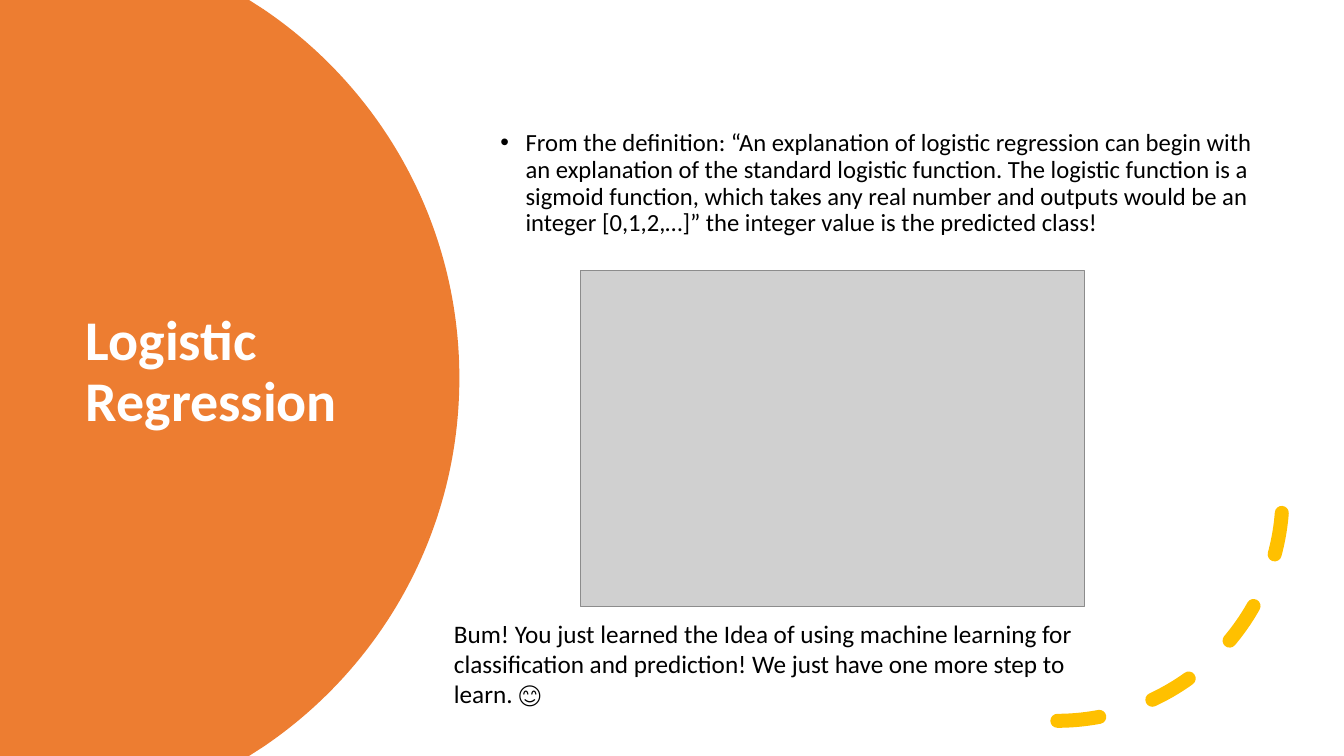
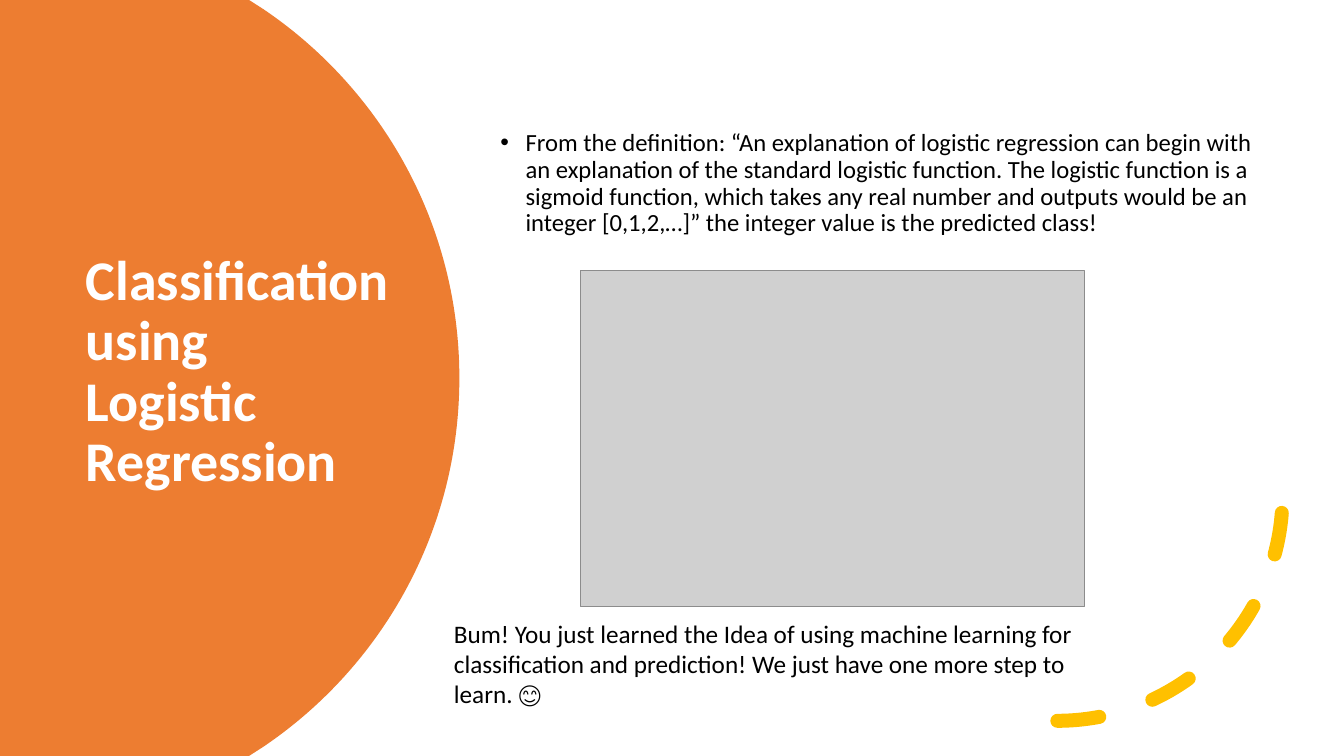
Before and after one commit to BabakEA/Introduction-to-Machine-Learning, a slide deck: slide 10 of Supervised_Learning/Read_Me.pptx. Drawn at 1344x756 pixels with LibreOffice and Linux fonts; fonts in the diff are those of the drawing; grey boxes stand for pictures. Boxes give left, top, right and bottom in pixels: in the first picture for what was removed or moved away, otherwise in the second. Text is boxed around its words. In the diff, an @@ line names an element or a change of style, - is before the commit and + after.

```diff
--- a/Supervised_Learning/Read_Me.pptx
+++ b/Supervised_Learning/Read_Me.pptx
@@ title at box(86, 260, 389, 491): text changed @@
-Logistic Regression
+Classification using
+Logistic Regression
```
Also in this commit, not shown: 8 other slides changed.
